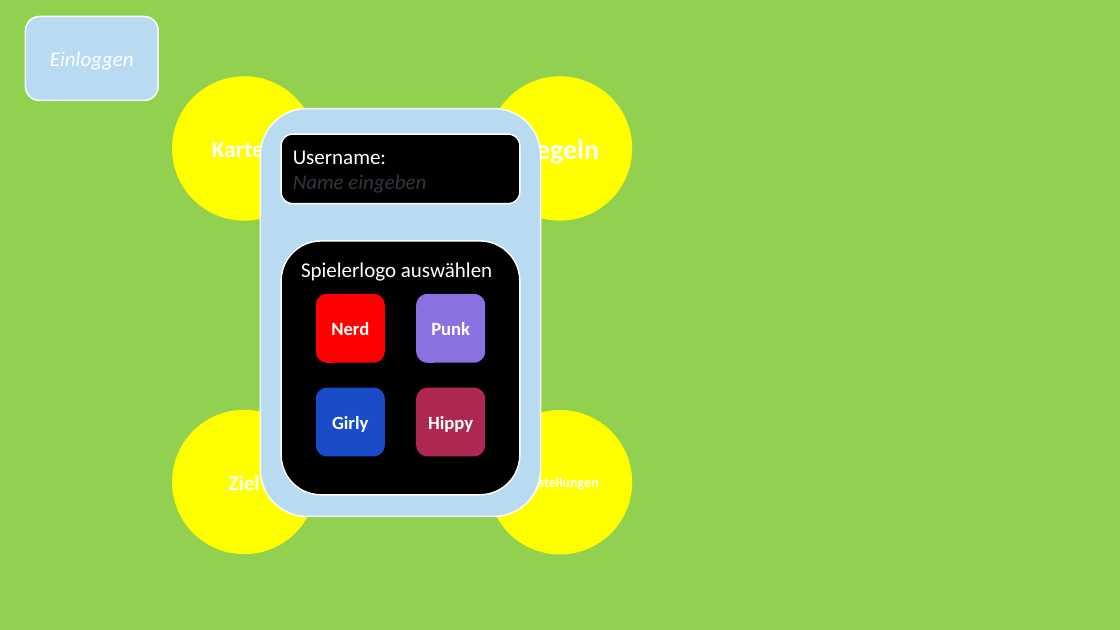
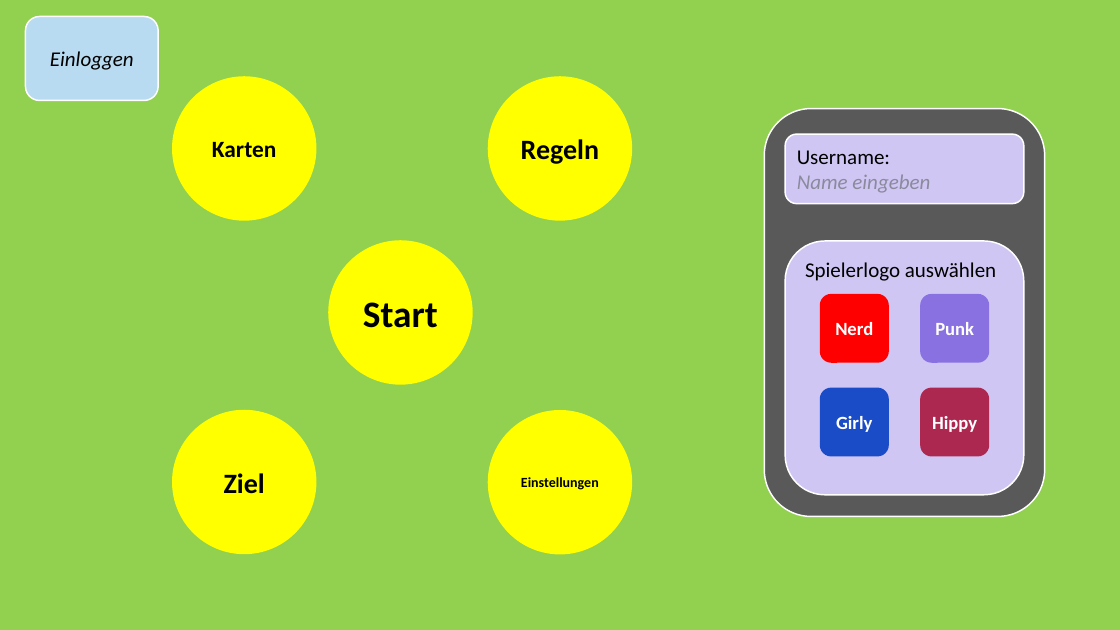
Before and after one commit to jnussbaum/TheBachelorsChaseGame, a slide deck: slide 12 of documents/Meilensteine/Meilenstein I/Meilenstein_1_Präsentation.pptx. Drawn at 1120x630 pixels with LibreOffice and Linux fonts; fonts in the diff are those of the drawing; background and template pictures are left out. Boxes give left, top, right and bottom in pixels: in the first picture for what was removed or moved away, otherwise in the second. Text is boxed around its words. In the diff, an @@ line names an element or a change of style, - is before the commit and + after.

```diff
--- a/documents/Meilensteine/Meilenstein I/Meilenstein_1_Präsentation.pptx
+++ b/documents/Meilensteine/Meilenstein I/Meilenstein_1_Präsentation.pptx
@@ text colour #FFFFFF to #000000 in 4 elements at (x1=173, y1=77, x2=316, y2=220), (x1=489, y1=77, x2=632, y2=220), (x1=489, y1=411, x2=632, y2=554), (x1=25, y1=17, x2=158, y2=101) @@
@@ 7 rounded rectangles moved together from (x1=260, y1=108, x2=541, y2=517) to (x1=765, y1=108, x2=1045, y2=517) @@
@@ rounded rectangle at (x1=765, y1=108, x2=1045, y2=517): fill #B8DBF1 to #595959 @@
@@ rounded rectangle "Username:" at (x1=786, y1=134, x2=1024, y2=204): text colour #FFFFFF to #000000 in "Username:"; text colour #34343D to #8A8A9C in "Name eingeben"; fill #000000 to #D0C6F3 @@
@@ ellipse added at (x1=329, y1=241, x2=472, y2=384), fill #FFFF00, outline #FFFF00 1.25 pt, 32 pt, text #000000, bold @@
+Start
@@ rounded rectangle "Spielerlogo auswählen" at (x1=786, y1=241, x2=1024, y2=495): text colour #FFFFFF to #000000; fill #000000 to #D0C6F3 @@
@@ ellipse "Ziel" at (x1=173, y1=411, x2=316, y2=554): size 18 to 24 pt, text colour #FFFFFF to #000000 @@
```
Also in this commit, not shown: 16 other slides changed, 6 other files.
